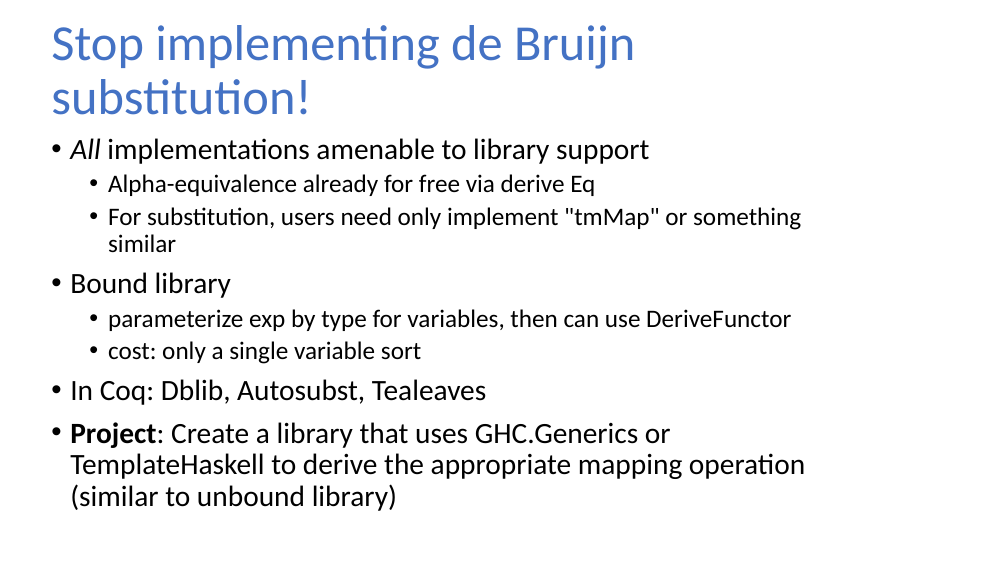
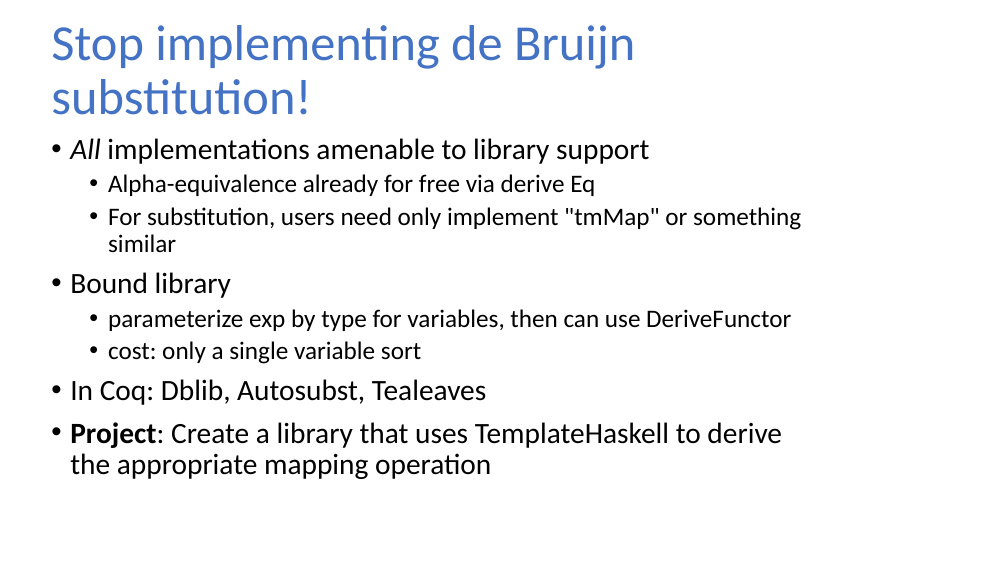
Before and after one commit to sweirich/lambda-n-ways, a slide deck: slide 18 of plclub-2021.pptx. Drawn at 1008x567 pixels with LibreOffice and Linux fonts; fonts in the diff are those of the drawing. Boxes give left, top, right and bottom in pixels: in the first picture for what was removed or moved away, otherwise in the second. Text is boxed around its words. In the diff, an @@ line names an element or a change of style, - is before the commit and + after.

```diff
--- a/plclub-2021.pptx
+++ b/plclub-2021.pptx
@@ text at (70, 422, 782, 479): text changed @@
-• Project: Create a library that uses GHC.Generics or TemplateHaskell to derive the appropriate mapping operation (similar to unbound library)
+• Project: Create a library that uses TemplateHaskell to derive the appropriate mapping operation
```
Also in this commit, not shown: 9 other slides changed, 1 slide added, 18 other files.
